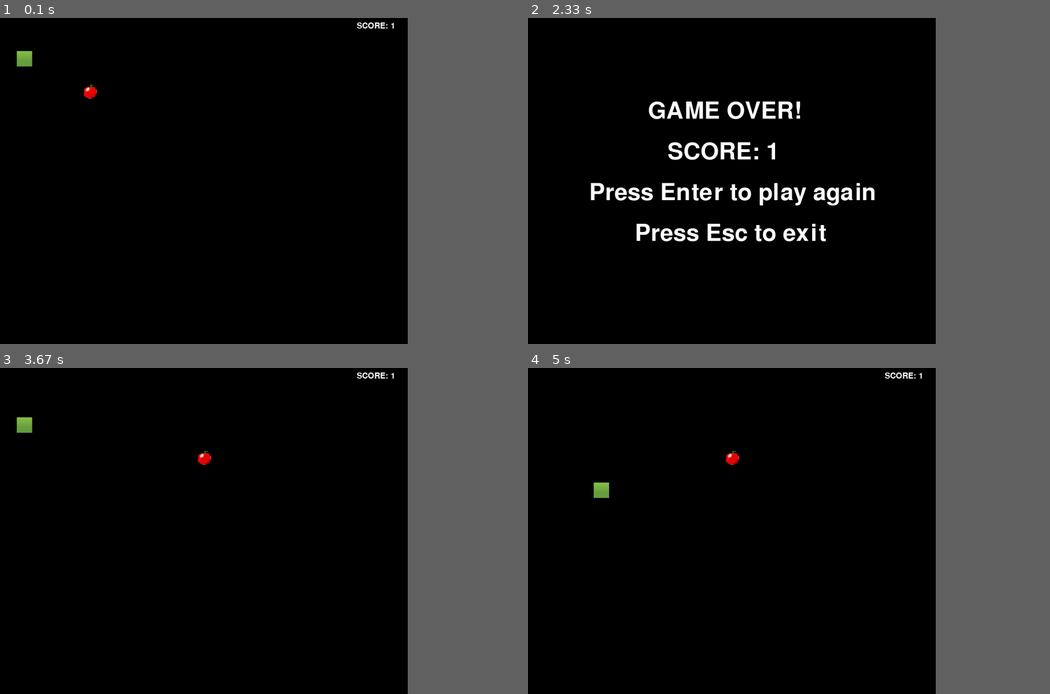
Above: before the commit, frames 1-4 (two rows, left to right).
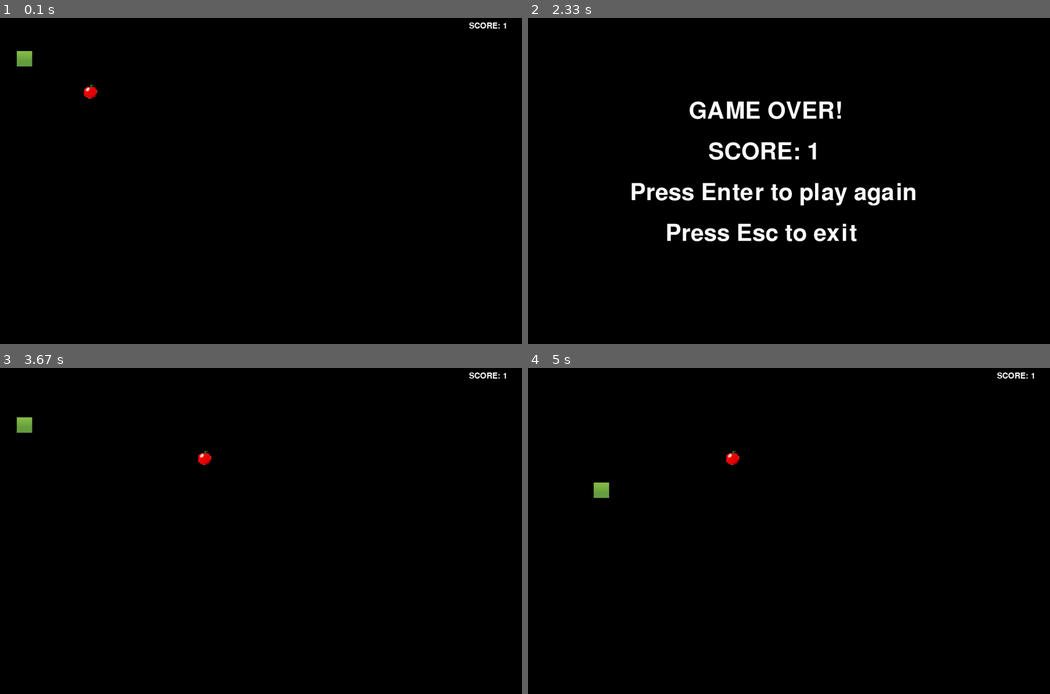
Above: after the commit, the same moments.

Repository: CS2520-Snek/PyGames
Game: pygame game, started from Snake.py
Same seed, same stepped clock (60 frames per second), same inputs: the game is played once before the commit and once after it.
Inputs:
- Up to frame 1 (0.1 s): no input
- Up to frame 2 (2.33 s): hold Left 0.33-0.87 s; tap Enter at 0.9 s; hold Down 1.37-1.8 s; hold Left 1.83-2.25 s
- Up to frame 3 (3.67 s): tap Enter at 2.73, 3.42 s; hold Up from 3.27 s (still down)
- Up to frame 4 (5 s): release Up at 3.78 s; hold Right 3.82-4.45 s; hold Down 4.48-4.9 s; hold Left from 4.93 s (still down)
In our replay, the window is 703x562 before the commit and 900x562 after it. These sizes can differ from the game's own. Grey fills any space a smaller window leaves; there, only what the larger window draws over its background counts as a difference.

The runs differ from the first frame. In frame 1, 0.2% of the frame differs, in the area x 68-97%, y 1-4%; in frame 2, 5.1%, in the area x 12-75%, y 25-69%; in frame 3, 0.2%; in frame 4, 0.2%.

Commit message:
fixed menu

Diff:
--- a/Pong.py
+++ b/Pong.py
@@ -1,6 +1,7 @@
 import sys
 import random
 import pygame
+import os
 
 def lose():
     screen.fill((0, 0, 0))
@@ -14,11 +15,12 @@
     screen.blit(title, (width / 2 - title.get_width() / 2, height / 2 - title.get_height() / 3))
     pygame.display.update()
 
+os.environ['SDL_Video_CENTERED'] = '1' #center the game window
 pygame.init()
 clk = pygame.time.Clock()
 
 width = 1280
-height = 960
+height = 800#960
 
 screen = pygame.display.set_mode((width, height))
 pygame.display.set_caption('Pong')
@@ -61,6 +63,8 @@
                 if event.key == pygame.K_DOWN:
                     p1_speed += 6
                 if event.key == pygame.K_ESCAPE:
+                    with open("menu.py", "r") as rnf:
+                        exec(rnf.read())
                     cont = False
         if game == "over":
             if win == 1:
--- a/Snake.py
+++ b/Snake.py
@@ -8,6 +8,8 @@
 import random
 from pygame.locals import * #this will help with recognizing the keys entered by the users
 from pygame import mixer #this will be for music
+import os
+import sys
 
 SIZE = 40  #constant variable to be used for size of blocks for spacing (initially 15)
 BG_COLOR = (0,0,0) #constant to hold the background color to be used throughout the program execution
@@ -143,10 +145,11 @@
 #class for the game creation/initialization
 class Game:
     def __init__(self):
+        os.environ['SDL_Video_CENTERED'] = '1' #center the game window
         pygame.init() #initializes the game
 
         #set the dimentsions for the window surface
-        self.width = 1000
+        self.width = 1280 #1000
         self.height = 800
         self.timeValue = 0.15 #to be used for the movement delay timer
         self.surface = pygame.display.set_mode((self.width, self.height))   #initialize game window (first argument is window size - in this case 500x500 pixels)
@@ -196,9 +199,11 @@
             #print('collison detected')
             self.snake.increaseLength() #increase the length of the snake
             self.apple.move() #move the apple to new position
-            if(self.timeValue > 0):
+            if self.timeValue > 0.01:
                 self.timeValue -= 0.01 #speed up the time value slightly to make it more challening after each apple is eaten
             else:
+                #pass
+                self.timeValue = 0.01
                 self.timeValue = self.timeValue
 
         #if a collision has been detected between snake and itself (start from index 1 because 0 is head of the snake)
@@ -219,19 +224,19 @@
     def showScore(self):
         font = pygame.font.SysFont('assets/SnakeFont',30) #create the font (and font size) to be used for the score
         score = font.render(f"SCORE: {self.snake.length}", True, (255,255,255)) #update the score (which will just be the snake length) by using render and also set the color of the score - (255,255,255) = white
-        self.surface.blit(score, (875, 10)) #use .blit() to draw the score onto the surface window (the background) at the given coordinates
-
+        self.surface.blit(score, (1150, 10)) #use .blit() to draw the score onto the surface window (the background) at the given coordinates
+        #875
     def showGameOverScreen(self):
         self.surface.fill(BG_COLOR)  #re-initialize the screen which essentially clears it
         font = pygame.font.SysFont('assets/SnakeFont',85) #set the font type and size
         line2 = font.render("         GAME OVER!", True, (255,255,255)) #show the Game Over message
-        self.surface.blit(line2, (150,200)) #use .blit() to draw the message onto the surface window (the background) at the given coordinates
+        self.surface.blit(line2, (250,200)) #use .blit() to draw the message onto the surface window (the background) at the given coordinates
         line2 = font.render(f"            SCORE: {self.snake.length}", True, (255,255,255)) #show the final score (255,255,255) = white font color
-        self.surface.blit(line2, (150,300)) #show second line a bit lower than first line
+        self.surface.blit(line2, (250,300)) #show second line a bit lower than first line
         line3 = font.render("Press Enter to play again", True, (255,255,255))
-        self.surface.blit(line3, (150,400)) #show last line a bit lower than second line
+        self.surface.blit(line3, (250,400)) #show last line a bit lower than second line
         line4 = font.render("       Press Esc to exit", True, (255,255,255))
-        self.surface.blit(line4, (150,500)) #show last line a bit lower than second line
+        self.surface.blit(line4, (225,500)) #show last line a bit lower than second line
         pygame.display.update()  #must add this code to tell pygame to update the display - can also use pygame.display.flip()
 
 
@@ -254,7 +259,11 @@
             for event in pygame.event.get():
                 if event.type == KEYDOWN:
                     if event.key == K_ESCAPE:
+                        mixer.music.stop()
+                        with open("menu.py", "r") as rnf:
+                            exec(rnf.read())
                         running = False
+                        #mixer.music.stop()
                     if event.key == K_RETURN:
                         paused = False
                         self.reset()
@@ -269,7 +278,10 @@
                         if event.key == K_RIGHT:
                             self.snake.moveRight()
                 elif event.type == QUIT:
+                    pygame.exit()
+                    sys.exit()
                     running = False
+                    mixer.music.stop()
 
             #try-catch block to catch the GAME OVER! exception
             try:
--- a/menu.py
+++ b/menu.py
@@ -1,22 +1,37 @@
 import sys
 import random
 import pygame
+import os
 
+os.environ['SDL_Video_CENTERED'] = '1' #center the game window
 pygame.init()
 clk = pygame.time.Clock()
 
 w = 1280
-h = 960
+h = 800 #960
+
+
+# self.width = 1000
+# self.height = 800
+# self.timeValue = 0.15 #to be used for the movement delay timer
+# self.surface = pygame.display.set_mode((self.width, self.height))   #initialize game window (first argument is window size - in this case 500x500 pixels)
+# self.surface.fill(BG_COLOR)  #if you want to change the color of the background (by default it is black) - this uses rgb color values from 0 to 255
+
 
 screen = pygame.display.set_mode((w, h))
-pygame.display.set_caption("retro")
+pygame.display.set_caption("PyGame Retro Games")
 
 bg = pygame.Color('black')
 white = (255, 255, 255)
 
-font = pygame.font.SysFont('arial', 50)
+#font = pygame.font.SysFont('arial', 50)
+font = pygame.font.SysFont('assets/SnakeFont',70)
+headerFont = pygame.font.SysFont('assets/SnakeFont',100)
+menuRunning = True
 
-while True:
+
+
+while menuRunning:
     for event in pygame.event.get():
         if event.type == pygame.QUIT:
             pygame.quit()
@@ -25,22 +40,33 @@
             if event.key == pygame.K_1:
                 with open("Snake.py", "r") as rnf:
                     exec(rnf.read())
-            if event.key == pygame.K_2:
+            elif event.key == pygame.K_2:
                 with open("Pong.py", "r") as rnf:
                     exec(rnf.read())
-            if event.key == pygame.K_3:
+            elif event.key == pygame.K_3:
                 with open("minesweeper.py", "r") as rnf:
                     exec(rnf.read())
+            elif event.key == pygame.K_4 or event.key == pygame.K_ESCAPE:
+                menuRunning = False
 
-    text = font.render(f'RETRO', False, white)
-    text2 = font.render(f'1)SNAKE\n2)PONG\n3)MINESWEEPER', False, white)
+    text = headerFont.render(f'PYGAME RETRO GAMES', False, white)
+    text2 = font.render(f'1) SPEED SNAKE', False, white)
+    text3 = font.render(f'2) PONG', False, white)
+    text4 = font.render(f'3) MINESWEEPER', False, white)
+    text5 = font.render(f'4) QUIT', False, white)
 
     text_rect = text.get_rect(center=(w // 2, h // 4))
     text2_rect = text2.get_rect(center=(w // 2, h // 2))
+    text3_rect = text3.get_rect(center=(w // 2, h // 2))
+    text4_rect = text4.get_rect(center=(w // 2, h // 2))
+    text5_rect = text5.get_rect(center=(w // 2, h // 2))
 
     screen.fill(bg)
-    screen.blit(text, text_rect)
-    screen.blit(text2, text2_rect)
+    screen.blit(text, (225,100))#text_rect)
+    screen.blit(text2, (400,300))#text2_rect)
+    screen.blit(text3, (400,400))#text3_rect)
+    screen.blit(text4, (400,500))#text4_rect)
+    screen.blit(text5, (400,600))#text5_rect)
 
     pygame.display.update()
     clk.tick(60)
--- a/minesweeper.py
+++ b/minesweeper.py
@@ -1,6 +1,7 @@
 import pygame
 import sys
 import random
+import os
 
 # creates game and sets the menu
 WIDTH = 60
@@ -276,7 +277,7 @@
             else:
                 return False
 
-
+os.environ['SDL_Video_CENTERED'] = '1' #center the game window
 pygame.init()
 size = (SIZE*(WIDTH + MARGIN) + MARGIN, (SIZE*(HEIGHT + MARGIN) + MARGIN) + MENU_SIZE)
 screen = pygame.display.set_mode(size, pygame.RESIZABLE)
@@ -294,6 +295,8 @@
             sys.exit()
         if event.type == pygame.KEYDOWN:
             if event.key == pygame.K_ESCAPE:
+                with open("menu.py", "r") as rnf:
+                    exec(rnf.read())
                 cont = False
         elif event.type == pygame.MOUSEBUTTONDOWN:
                 position = pygame.mouse.get_pos()
